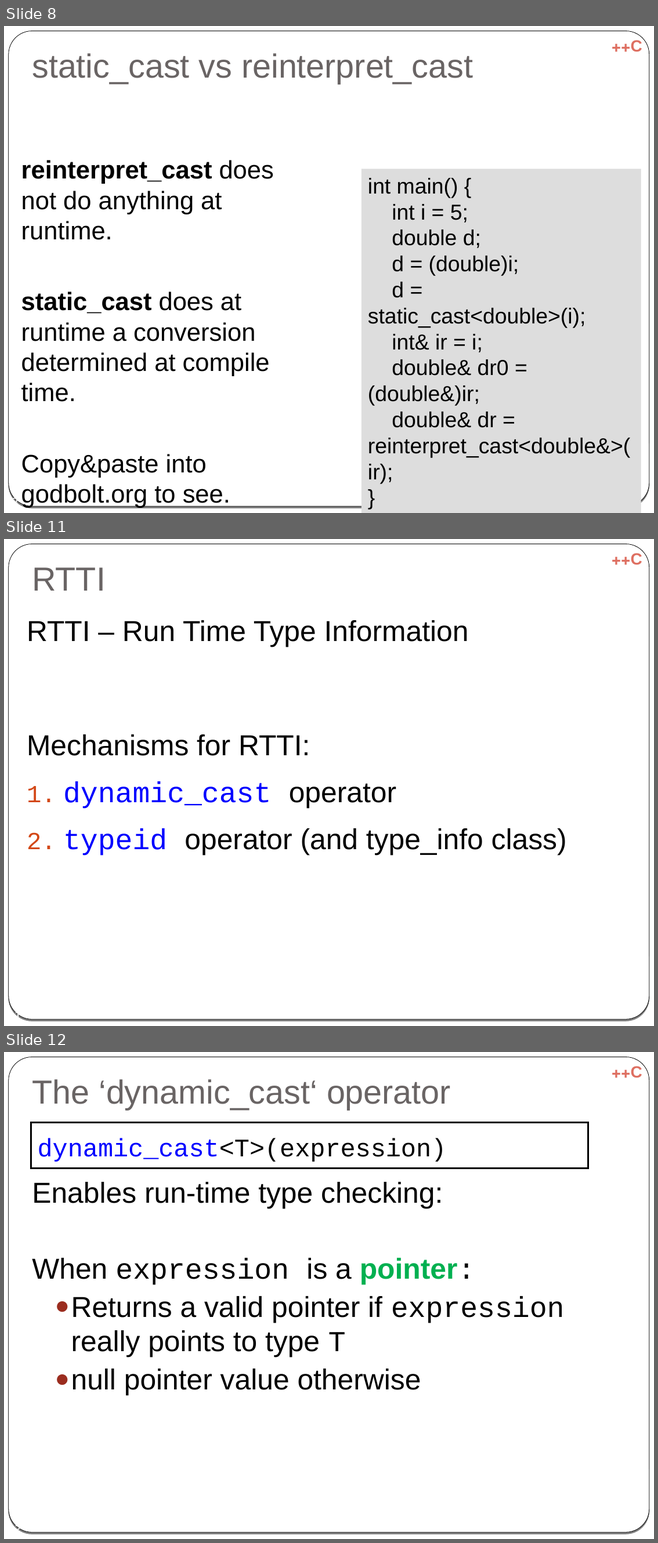
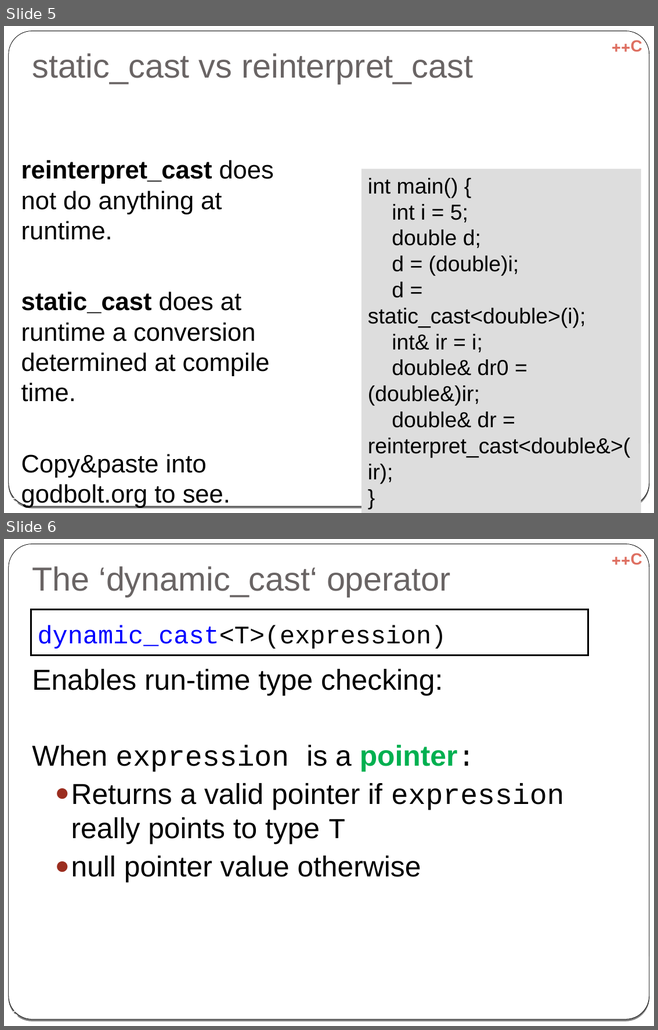
Before and after one commit to cpp-at-ariel/cpp-5781, a slide deck: 07-rtti/slides-1-rtti.odp. Shown one above the other, each under a label of ours: slides 8, 11 and 12 before the commit, slides 5 and 6 after it; the slides between them are not shown. The pictures are 658x1543 and 658x1030 pixels, drawn with LibreOffice and Linux fonts; fonts in the diff are those of the drawing. Boxes give left, top, right and bottom in pixels: in the first picture for what was removed or moved away, otherwise in the second. Text is boxed around its words. In the diff, an @@ line names an element or a change of style, - is before the commit and + after.

Commit message:
reorganize week 7 samples - shorten RTTI

```diff
--- a/07-rtti/slides-1-rtti.odp
+++ b/07-rtti/slides-1-rtti.odp
@@ slide 11 removed at (4, 539, 654, 1026), background gradient #000000 to #FFFFFF; not listed: 3 template elements that a slide beside it also shows @@
@@ title removed at (32, 567, 106, 591) @@
-RTTI
@@ text removed at (27, 620, 567, 856) @@
-RTTI – Run Time Type Information
-Mechanisms for RTTI:
-1. dynamic_cast operator
-2. typeid operator (and type_info class)
@@ page number removed at (8, 1010, 21, 1019) @@
-11
@@ what was slide 8 is now slide 5 @@
@@ what was slide 12 is now slide 6 @@
@@ page number at (12, 1010, 18, 1017): text changed @@
-12
+6
```
Also in this commit, not shown: 3 slides changed, 10 other slides removed, 15 other files.
